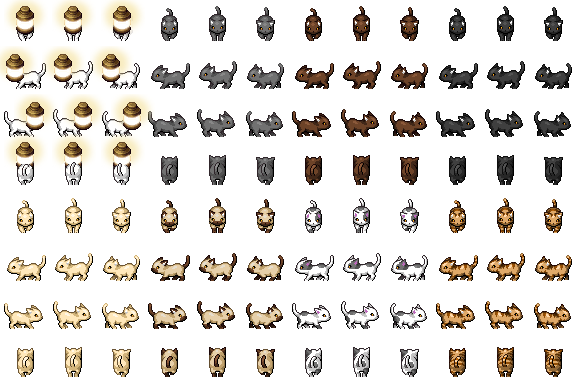
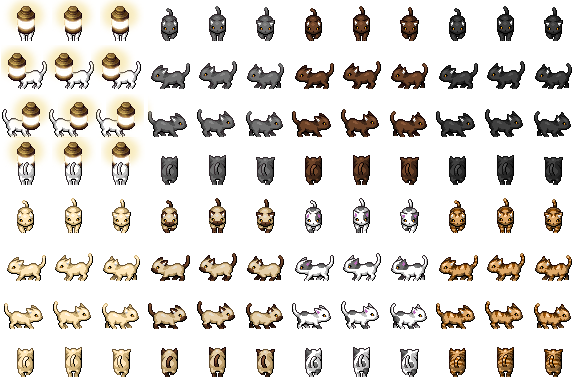
Revision of a layered w=576, h=384 image; what changed, layer by layer:
moved "Calque 1" above "Calque 2", painted on it over (1, 6, 155, 185)
renamed "Calque 12" to "Calque 2", moved it above "Calque 0", painted on it over (2, 94, 144, 138)
removed layer "Calque 11" over (62, 94, 106, 134)
removed layer "Calque 10" over (111, 94, 155, 134)
removed layer "Calque 9" over (101, 0, 145, 38)
removed layer "Calque 8" (was 11%) over (103, 1, 145, 41)
removed layer "Calque 7" over (53, 12, 65, 31)
removed layer "Calque 6" over (4, 0, 48, 38)
removed layer "Calque 5" over (0, 46, 38, 86)
removed layer "Calque 4" over (90, 46, 134, 86)
removed layer "Calque 3" over (42, 46, 86, 86)
renamed "Calque 15" to "Calque 0", painted on it over (2, 0, 155, 185)
removed layer "Calque 14" over (52, 134, 89, 164)
removed layer "Calque 13" over (4, 134, 48, 174)
